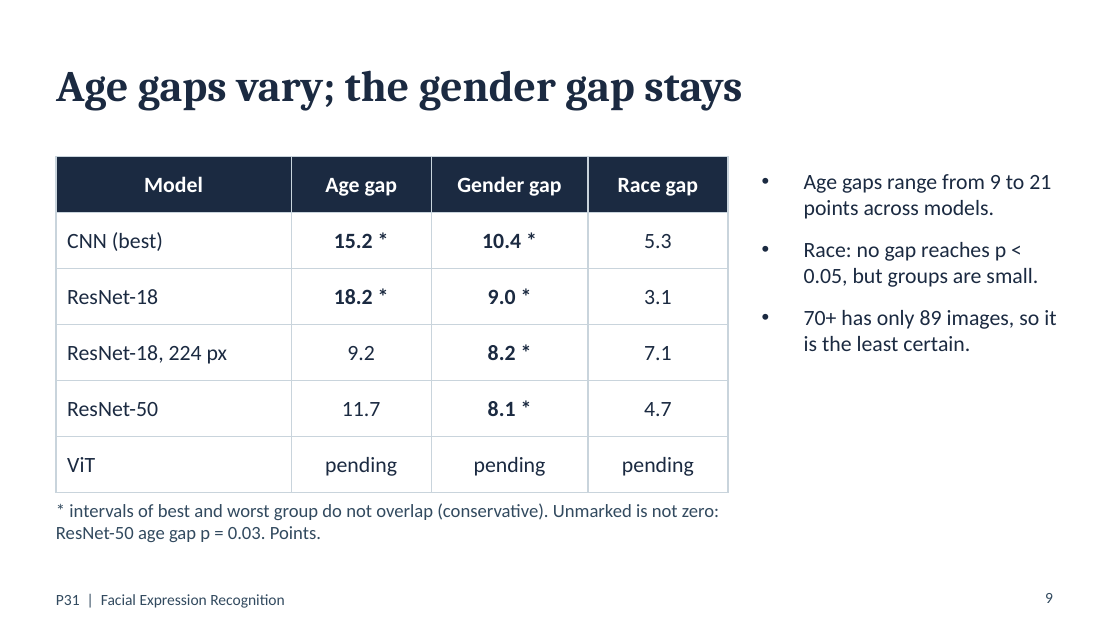
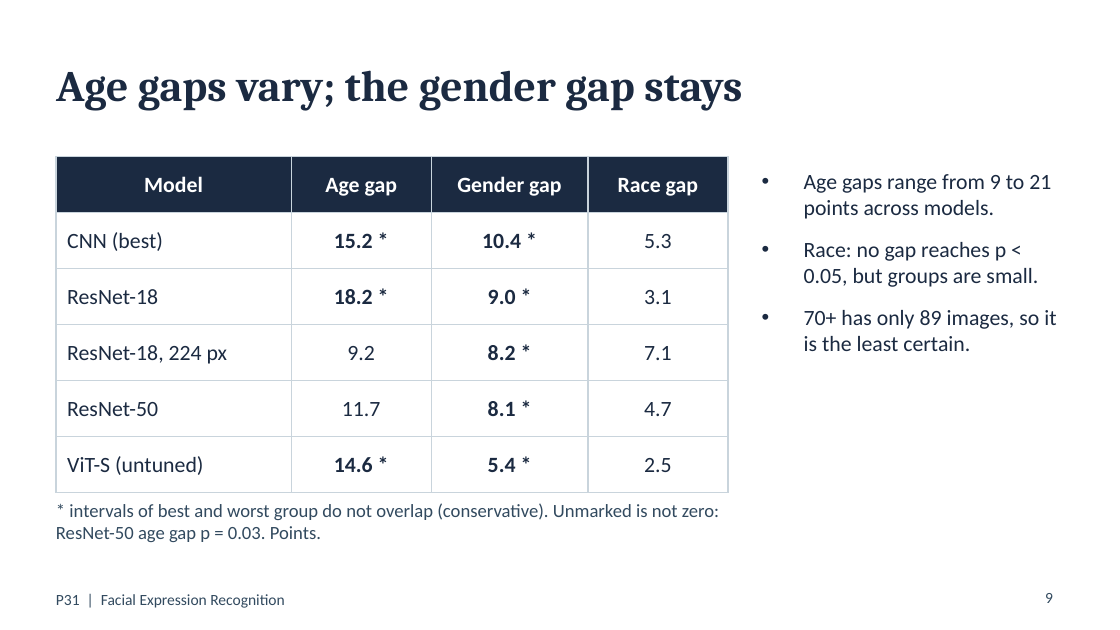
Before and after one commit to Neeraj-NP/P31-facial-expression-recognition, a slide deck: slide 9 of report/slides.pptx. Drawn at 1120x630 pixels with LibreOffice and Linux fonts; fonts in the diff are those of the drawing. Boxes give left, top, right and bottom in pixels: in the first picture for what was removed or moved away, otherwise in the second. Text is boxed around its words. In the diff, an @@ line names an element or a change of style, - is before the commit and + after.

Commit message:
Add ViT-S to the bias audit, report and slides (closes #10, closes #17, part of #19)
- bias_report rerun with vit_small: age 14.6 (p = 0.007), gender 5.4
  (p = 0.003), race 2.5 (p = 0.52); existing rows unchanged.
- Report: ViT rows in the cross-dataset and gap tables, per-group
  accuracies, per-emotion transfer, findings and discussion. ViT-S is
  described as one untuned baseline run; its smaller gender gap comes
  from lower accuracy on women, not higher accuracy on men.
- method.md: actual ViT-S config instead of vit_small/vit_base.
- Slides 4, 7, 8, 9 and 12 and the outline updated; deck rebuilt.
  Slide 11 (attention) is left for #11.

```diff
--- a/report/slides.pptx
+++ b/report/slides.pptx
@@ table at box(56, 157, 728, 479) @@
-row 6: ViT | pending | pending | pending
+row 6: ViT-S (untuned) | 14.6 * | 5.4 * | 2.5
```
Also in this commit, not shown: 4 other slides changed, 9 other files.
